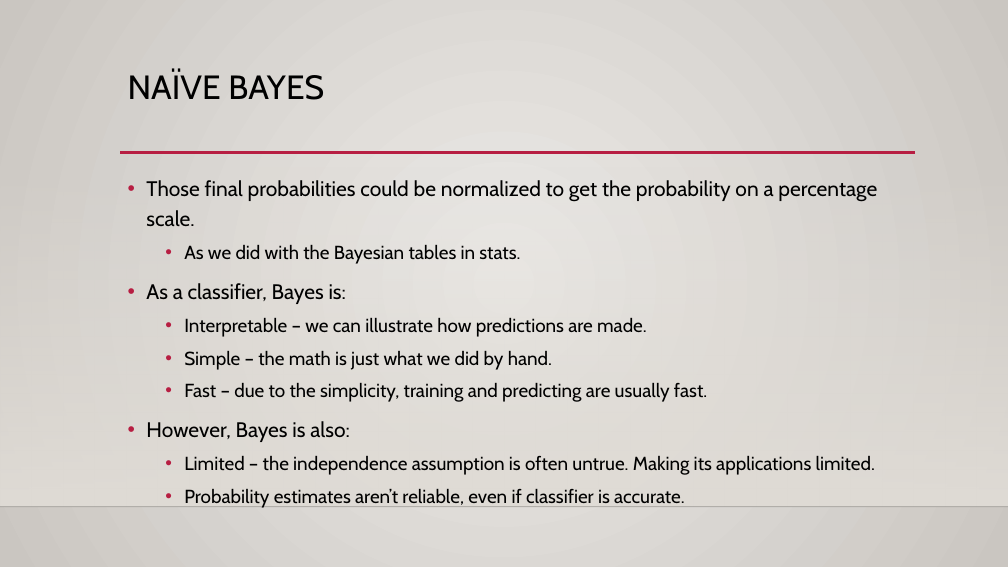
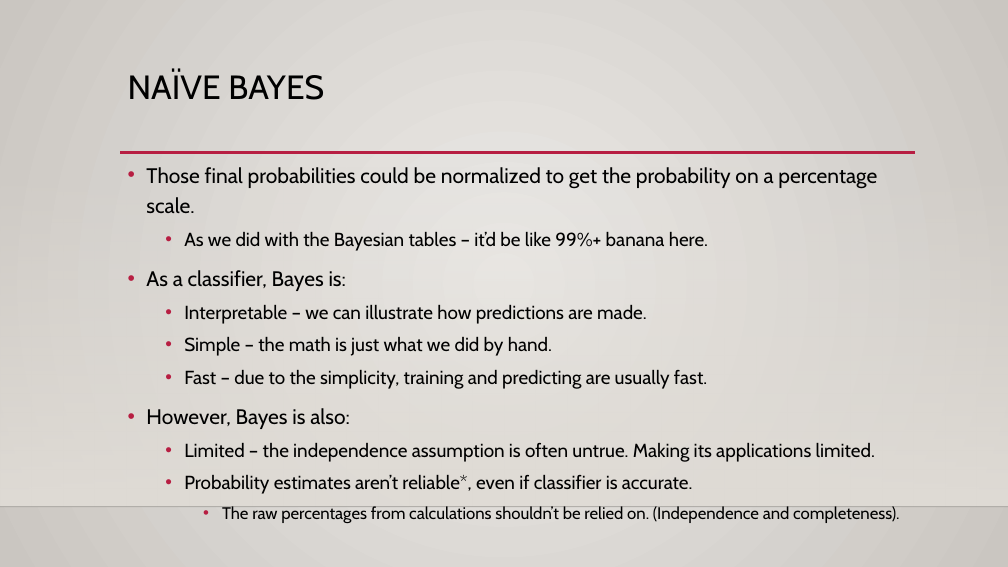
Before and after one commit to AkeemSemperDataScience/Basic_Stats_in_Python_Student_Repository, a slide deck: slide 33 of reference_material/slides/025_Bayes.pptx (slide 18 before the commit). Drawn at 1008x567 pixels with LibreOffice and Linux fonts; fonts in the diff are those of the drawing; background and template pictures are left out. Boxes give left, top, right and bottom in pixels: in the first picture for what was removed or moved away, otherwise in the second. Text is boxed around its words. In the diff, an @@ line names an element or a change of style, - is before the commit and + after.

```diff
--- a/reference_material/slides/025_Bayes.pptx
+++ b/reference_material/slides/025_Bayes.pptx
@@ text "Those final probabilities could be ...": place and size @@
-text "Those final probabilities could be ..." at [146,180,877,508]
+text "Those final probabilities could be ..." at [146,167,877,519]
@@ text at [184,232,708,251]: text changed @@
-  • As we did with the Bayesian tables in stats.
+  • As we did with the Bayesian tables – it’d be like 99%+ banana here.
@@ text at [184,475,790,519]: text changed; size 18 to 16 pt @@
-  • Probability estimates aren’t reliable, even if classifier is accurate.
+  • Probability estimates aren’t reliable*, even if classifier is accurate.
+    • The raw percentages from calculations shouldn’t be relied on. (Independence and completeness).
```
Also in this commit, not shown: 10 other slides changed, 22 slides added, 3 other files.
